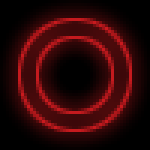
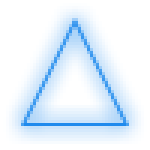
Revision of a layered 150×150 image; what changed, layer by layer:
added group "Triangle" with 1 layers above "Circle" over (21, 18, 129, 126)
added layer "Polygon 3" in group "Triangle" over (21, 18, 129, 126)
hid group "Circle" (1st of 2) (5 layers) over (18, 18, 132, 132)
hid group "Start State" (1 layers) over (18, 18, 132, 132)
hid group "Square" (1st of 2) (1 layers) over (18, 18, 132, 132)
hid "Background" over (0, 0, 150, 150)
